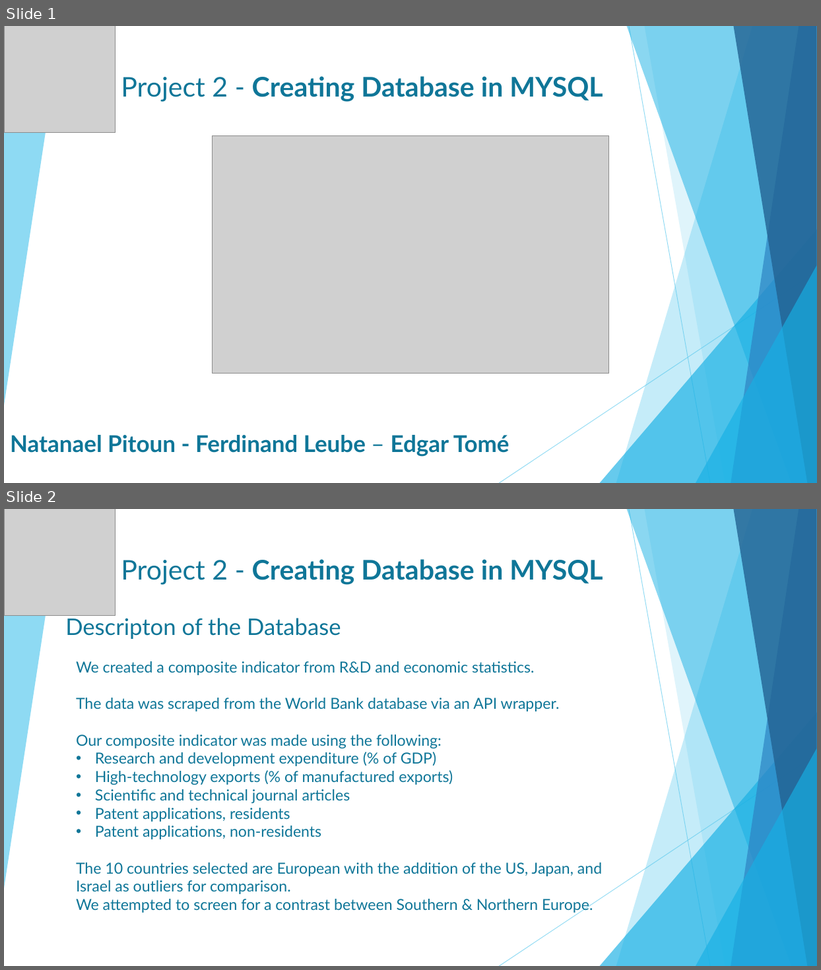
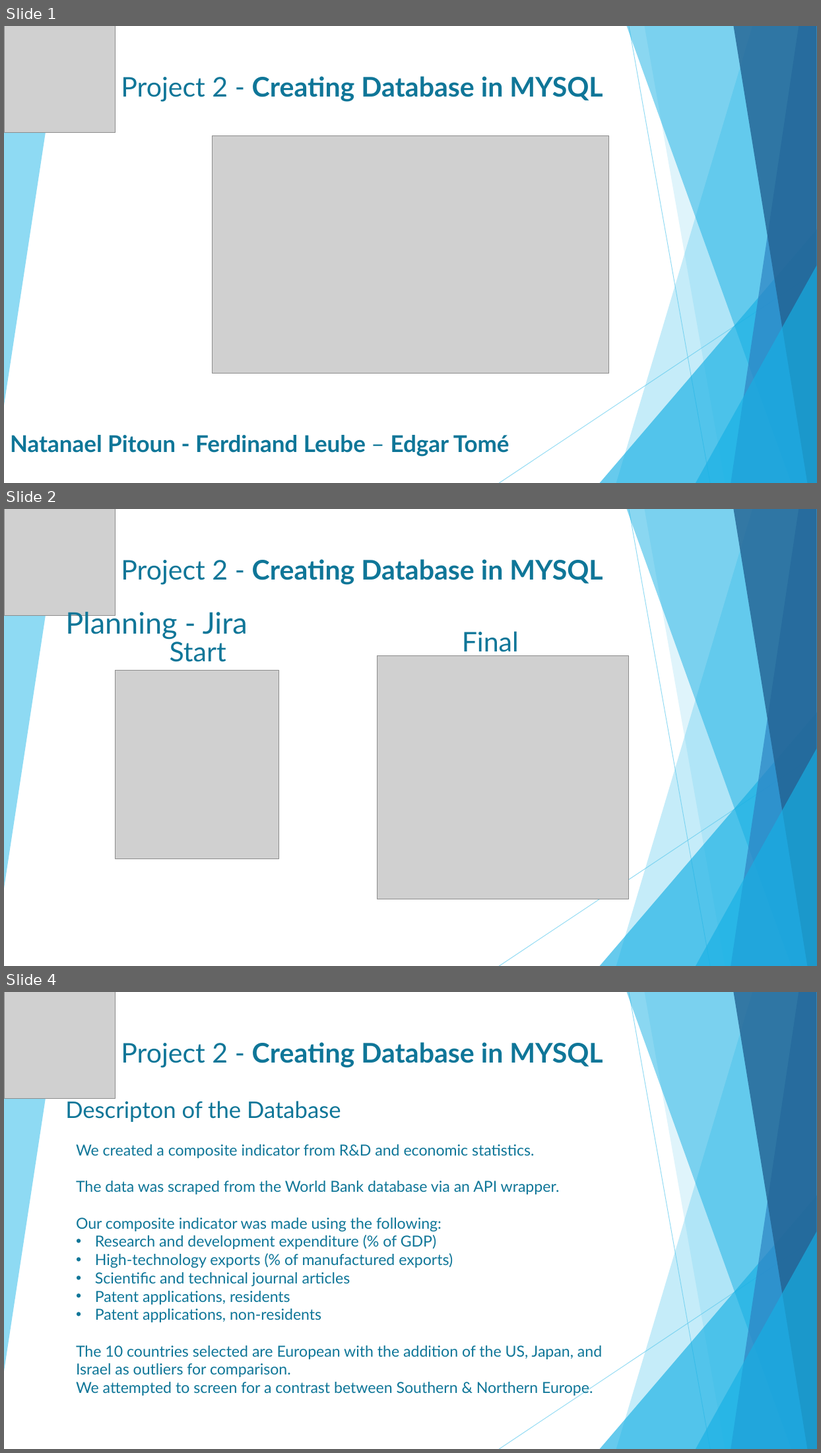
Before and after one commit to Edgart371/Project-2-Composite-Indicators, a slide deck: Project2 WorldBank technology.pptx. Shown one above the other, each under a label of ours: slides 1 and 2 before the commit, slides 1, 2 and 4 after it; the slides between them are not shown. The pictures are 821x970 and 821x1453 pixels, drawn with LibreOffice and Linux fonts; fonts in the diff are those of the drawing; grey boxes stand for pictures. Boxes give left, top, right and bottom in pixels: in the first picture for what was removed or moved away, otherwise in the second. Text is boxed around its words. In the diff, an @@ line names an element or a change of style, - is before the commit and + after.

Commit message:
project2

```diff
--- a/Project2 WorldBank technology.pptx
+++ b/Project2 WorldBank technology.pptx
@@ slide 2 added at (4,509,817,966), background #FFFFFF; not listed: 10 template elements that a slide beside it also shows @@
@@ picture added at (4,509,115,616) @@
@@ title added at (121,559,603,585), 32 pt, text #0F7698, bold @@
+Project 2 - Creating Database in MYSQL
@@ text added at (65,608,248,640), 35.1 pt, text #0F7698 @@
+Planning - Jira
@@ text added at (170,638,226,662), 32 pt, text #0F7698 @@
+Start
@@ text added at (462,631,519,657), 32 pt, text #0F7698 @@
+Final
@@ picture added at (378,656,629,900) @@
@@ picture added at (115,670,279,859) @@
@@ what was slide 2 is now slide 4 @@
```
Also in this commit, not shown: 4 other slides added, 1 slide removed, 4 other files.
